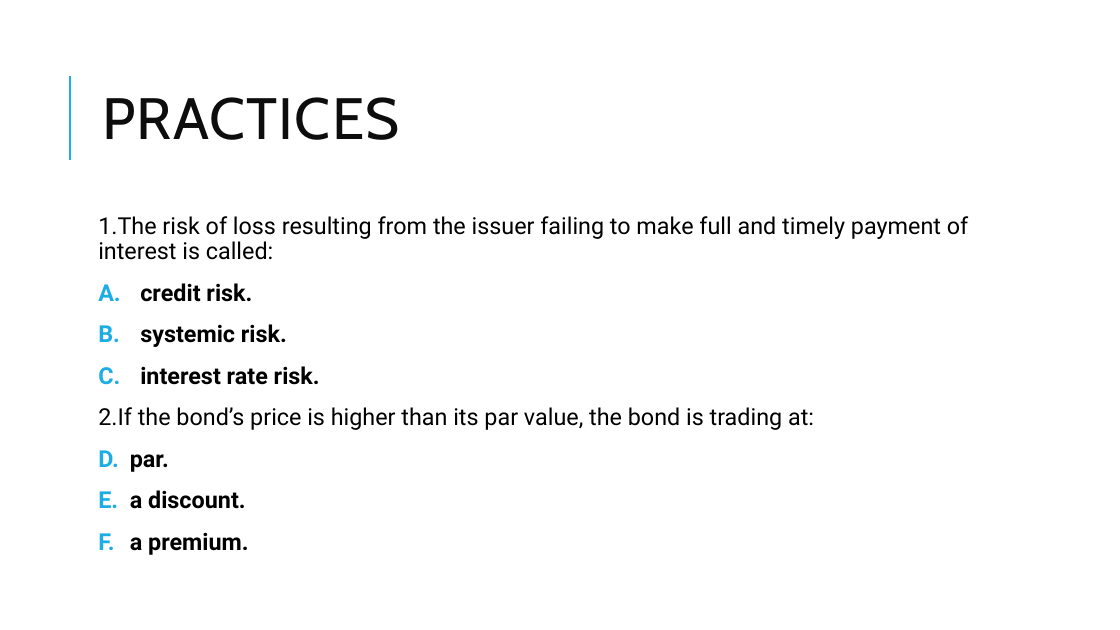
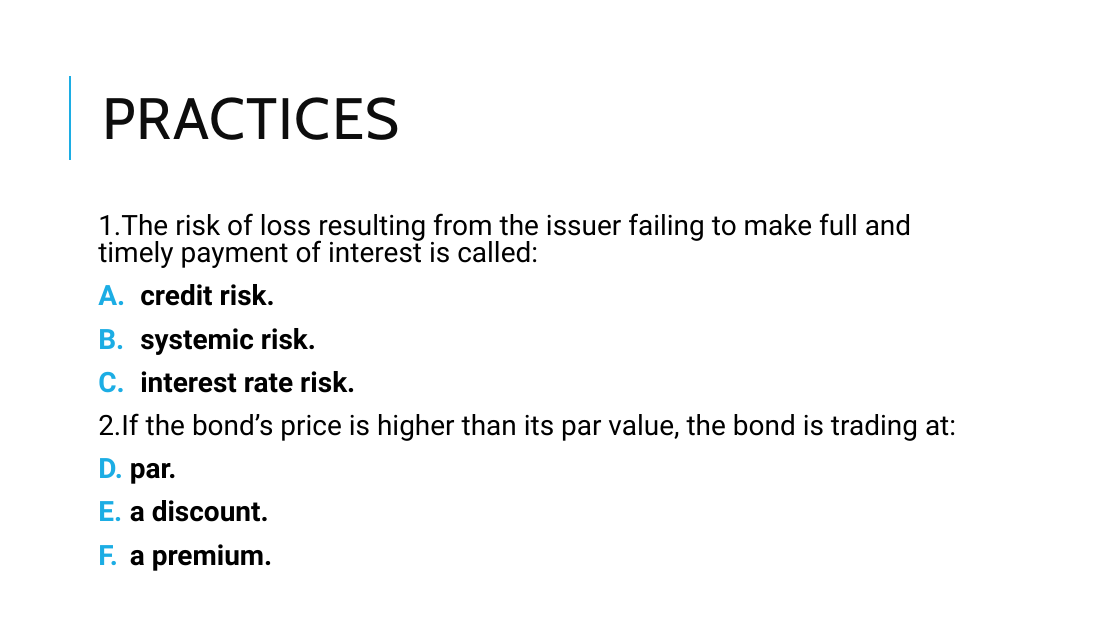
Before and after one commit to Isco0530/data, a slide deck: slide 9 of Fixed Income.pptx. Drawn at 1120x630 pixels with LibreOffice and Linux fonts; fonts in the diff are those of the drawing; background and template pictures are left out. Boxes give left, top, right and bottom in pixels: in the first picture for what was removed or moved away, otherwise in the second. Text is boxed around its words. In the diff, an @@ line names an element or a change of style, - is before the commit and + after.

```diff
--- a/Fixed Income.pptx
+++ b/Fixed Income.pptx
@@ text "1.The risk of loss resulting ..." at [98, 213, 956, 571]: size 20 to 24 pt; line spacing 0.9 to 0.8 @@
```
Also in this commit, not shown: 8 other slides changed, 2 slides added.
